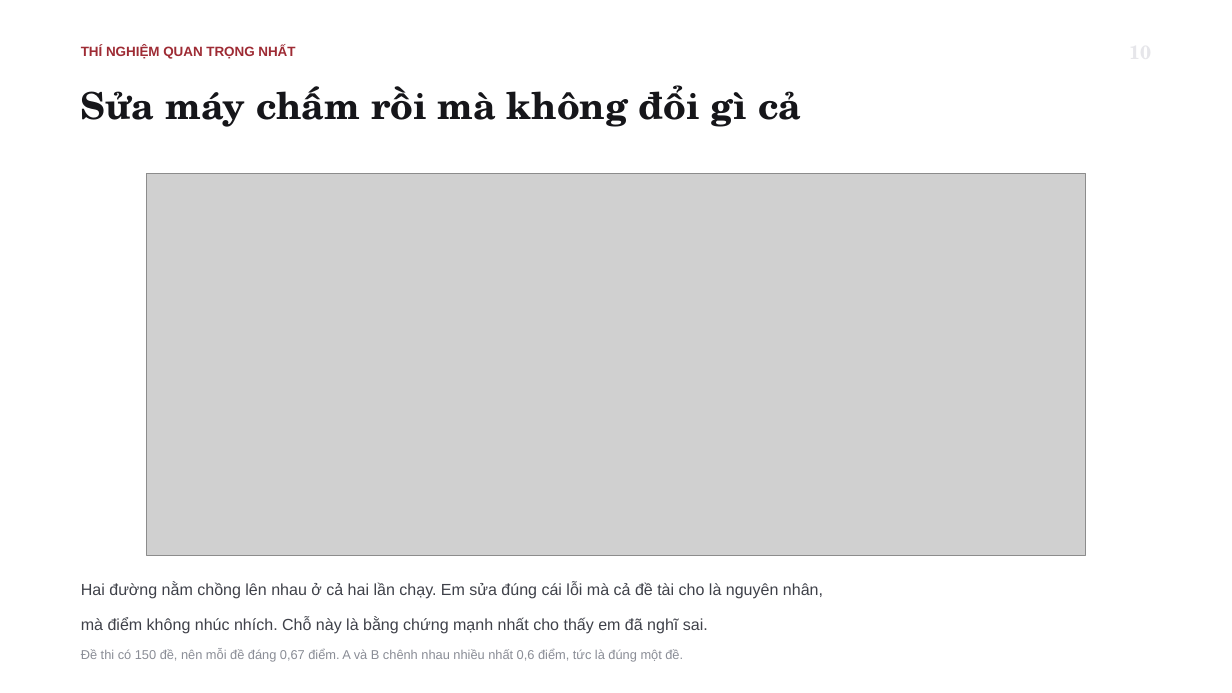
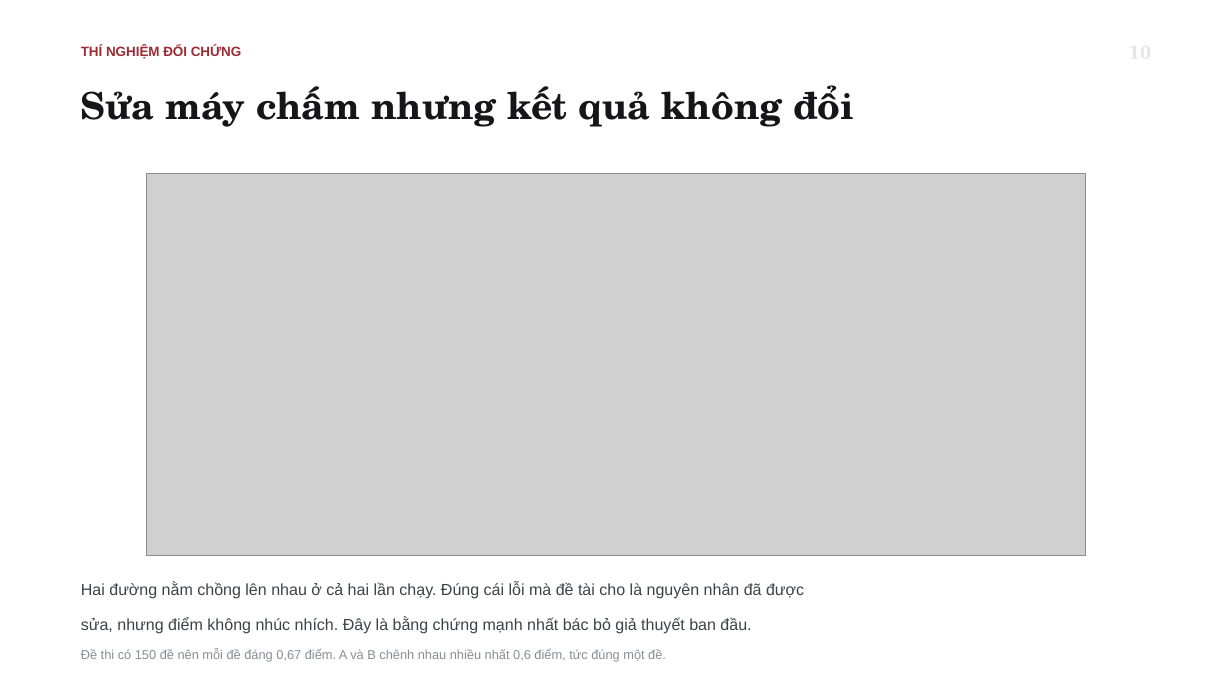
Before and after one commit to tsan2711/DACNTT_2026, a slide deck: slide 11 of BaoCaoTienDo_Tuan1-3_52300057_52300006.pptx. Drawn at 1232x693 pixels with LibreOffice and Linux fonts; fonts in the diff are those of the drawing; grey boxes stand for pictures. Boxes give left, top, right and bottom in pixels: in the first picture for what was removed or moved away, otherwise in the second. Text is boxed around its words. In the diff, an @@ line names an element or a change of style, - is before the commit and + after.

```diff
--- a/BaoCaoTienDo_Tuan1-3_52300057_52300006.pptx
+++ b/BaoCaoTienDo_Tuan1-3_52300057_52300006.pptx
@@ text at (81,46,242,59): text changed @@
-THÍ NGHIỆM QUAN TRỌNG NHẤT
+THÍ NGHIỆM ĐỐI CHỨNG
@@ text at (81,85,854,127): text changed @@
-Sửa máy chấm rồi mà không đổi gì cả
+Sửa máy chấm nhưng kết quả không đổi
@@ text at (81,582,804,634): text changed @@
-Hai đường nằm chồng lên nhau ở cả hai lần chạy. Em sửa đúng cái lỗi mà cả đề tài cho là nguyên nhân,
-mà điểm không nhúc nhích. Chỗ này là bằng chứng mạnh nhất cho thấy em đã nghĩ sai.
+Hai đường nằm chồng lên nhau ở cả hai lần chạy. Đúng cái lỗi mà đề tài cho là nguyên nhân đã được
+sửa, nhưng điểm không nhúc nhích. Đây là bằng chứng mạnh nhất bác bỏ giả thuyết ban đầu.
@@ text at (81,649,666,662): text changed @@
-Đề thi có 150 đề, nên mỗi đề đáng 0,67 điểm. A và B chênh nhau nhiều nhất 0,6 điểm, tức là đúng một đề.
+Đề thi có 150 đề nên mỗi đề đáng 0,67 điểm. A và B chênh nhau nhiều nhất 0,6 điểm, tức đúng một đề.
```
Also in this commit, not shown: 15 other slides changed, 1 slide added, 2 other files.
